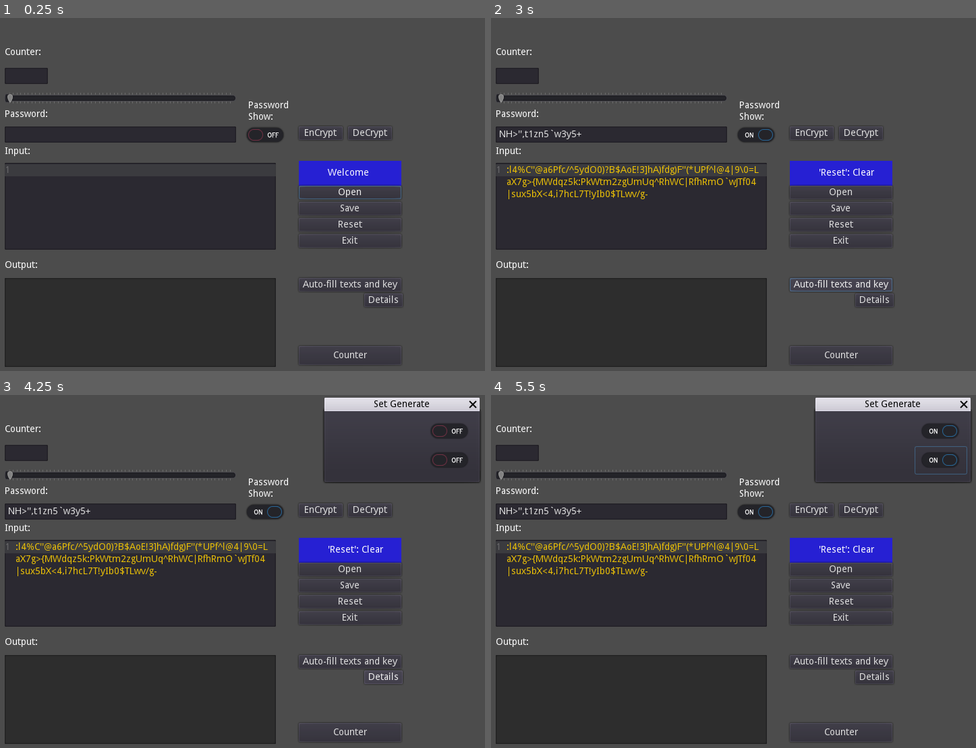
Above: before the commit, frames 1-4 (two rows, left to right).
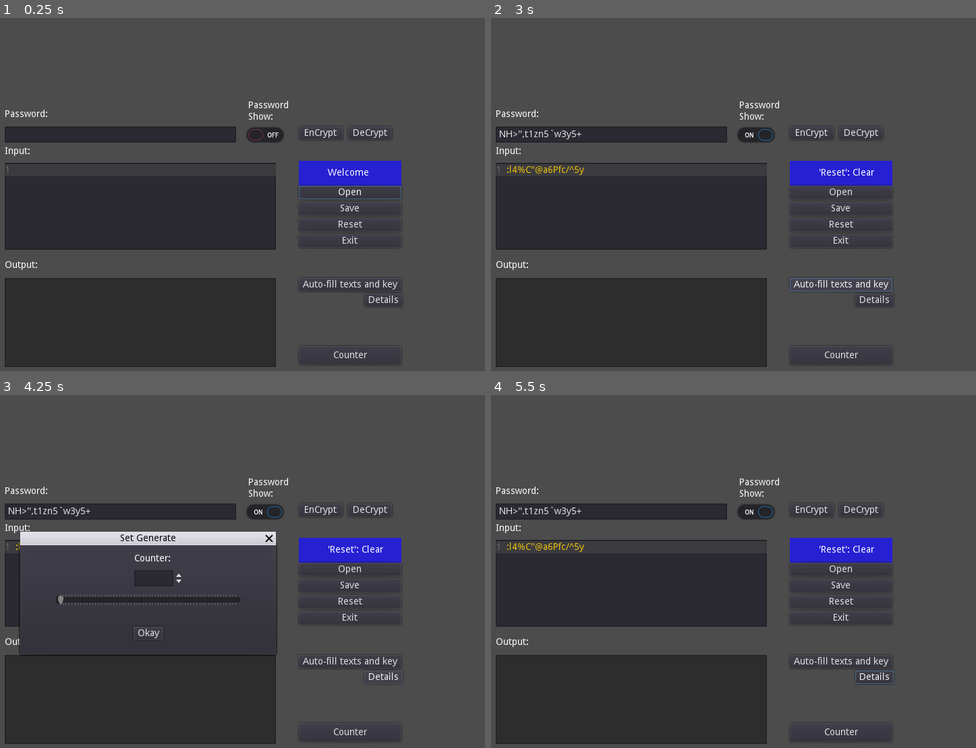
Above: after the commit, the same moments.

Repository: GizehFire/SimLuth
Game: Godot game, scene res://myDialoge.tscn
The game is run twice, just before and just after one commit, with the same random seed, the same clock (stepped at 60 frames per second) and the same inputs.
Inputs (mouse positions are in pixels of both pictures, inside the frame that each line leads up to):
- Up to frame 1 (0.25 s): no input
- Up to frame 2 (3 s): click (631, 205) at 0.52 s; type "Alex" at 0.6 s; click (612, 134) at 0.75 s; type "12" at 0.83 s; click "Reset" at 1.25 s; click (757, 134) at 2 s; click "Auto-fill texts and key" at 2.75 s
- Up to frame 3 (4.25 s): click "Details" at 3.5 s
- Up to frame 4 (5.5 s): click (942, 430) at 4.27 s; click (942, 462) at 5.02 s

The runs differ from the first frame. In frame 1, 1.3% of the frame differs, in the area x 0-49%, y 8-25%; in frame 2, 2.3%; in frame 3, 12%, in the area x 0-100%, y 0-74%; in frame 4, 6.1%.

Commit message:
Version 9 - Regler

Diff:
--- a/myDialoge.gd
+++ b/myDialoge.gd
@@ -2,6 +2,10 @@
 
 onready var OpenButton = $InfoBox/VBoxContainer/OpenButton
 onready var MSG_Text = $InfoBox/InfoMSG
+
+onready var SpinKasten: SpinBox = $DetailsDialog/HSlider/SpinBox
+onready var Regler: HSlider = $DetailsDialog/HSlider
+onready var DetailsMSG: WindowDialog = $DetailsDialog
 
 var aes = AESContext.new()
 var my_password:String
@@ -73,6 +77,8 @@
 	$CheckButton.pressed = false
 	# Textfeld (Ausgabefeld) leeren
 	$Output.text =""
+	# Regler auf Standart zurück setzen
+	Regler.value = Regler.min_value
 
 	pass # Replace with function body.
 
@@ -193,69 +199,33 @@
 func _on_AutoFillButton_pressed():
 
 	$KeyFieldLine.text = fuellung(16)
-	$InputText.text = fuellung(128)
+	$InputText.text = fuellung(Regler.value)
 
 	pass # Replace with function body.
 
 
 func _on_DetailsButton_pressed():
 
-	$DetailsDialog.popup()
+	DetailsMSG.popup()
 
 	pass # Replace with function body.
 
 
 func _on_HSlider_value_changed(value):
 
-	var werte:int
-
-	werte = $HSlider.value
-
-	$HSlider/TextEditHSliderCounter.text = str(werte)
-
-	pass # Replace with function body.
-
-
-func _on_TextEditHSliderCounter_text_changed():
-
-	var counter_last_char:int
-	var tastencode:int
-	var textswap:String
-	var textswap2:String
-
-	var myKeyPr = InputEventKey.new()
-
-	#counter_last_char = $HSlider/TextEditHSliderCounter.text.length()
-	#textswap = $HSlider/TextEditHSliderCounter.text
-
-	#if not $HSlider/TextEditHSliderCounter.text.is_valid_integer():
-
-		#textswap.erase(counter_last_char-1,1)
-		#$HSlider/TextEditHSliderCounter.text = textswap
-		#$HSlider/TextEditHSliderCounter.undo()
-
-	#if myKeyPr.scancode() == 0:
-
-	#print(Input.get_scancode())
-
-	# print("Log: " + str(counter_last_char) + " " + str(tastencode))
-
-	#for _tastencode in range(52):
-
-	#if Input.is_key_pressed(48) in range(52):
-	# print("Log: " + "Pressed Number 0")
-
-	if Input.is_key_pressed(48 - 57):
-		_input(42)
-
-	pass # Replace with function body.
-
-func _input(ev):
-
-	var tastencode:String
-
-	if ev is InputEventKey:
-		if ev.scancode >= 48 and ev.scancode <= 57:
-			#print("Taste 0 bis 9")
-			print(char(ev.scancode))
-	pass
+	SpinKasten.value = Regler.value
+
+	pass # Replace with function body.
+
+func _on_SpinBox_value_changed(value):
+
+	Regler.value = SpinKasten.value
+
+	pass # Replace with function body.
+
+
+func _on_Button_pressed():
+
+	DetailsMSG.hide()
+
+	pass # Replace with function body.
--- a/myDialoge.tscn
+++ b/myDialoge.tscn
@@ -183,23 +183,54 @@
 text = "Auto-fill texts and key"
 
 [node name="DetailsDialog" type="WindowDialog" parent="."]
-margin_left = 800.0
-margin_top = 24.0
-margin_right = 1030.0
-margin_bottom = 129.0
+margin_left = 111.0
+margin_top = 223.0
+margin_right = 490.0
+margin_bottom = 385.0
 window_title = "Set Generate"
 
-[node name="MCountKeyFieldCheckButton2" type="CheckButton" parent="DetailsDialog"]
-margin_left = 148.0
-margin_top = 10.0
-margin_right = 224.0
-margin_bottom = 50.0
-
-[node name="MCountTextCheckButton" type="CheckButton" parent="DetailsDialog"]
-margin_left = 148.0
-margin_top = 53.0
-margin_right = 224.0
-margin_bottom = 93.0
+[node name="HSlider" type="HSlider" parent="DetailsDialog"]
+anchor_left = 0.5
+anchor_top = 0.5
+anchor_right = 0.5
+anchor_bottom = 0.5
+margin_left = -138.0
+margin_top = -17.0
+margin_right = 138.0
+margin_bottom = 17.0
+min_value = 16.0
+max_value = 4096.0
+value = 16.0
+tick_count = 60
+ticks_on_borders = true
+
+[node name="LabelCounterSlider" type="Label" parent="DetailsDialog/HSlider"]
+margin_left = 116.5
+margin_top = -51.0
+margin_right = 174.5
+margin_bottom = -37.0
+text = "Counter: "
+
+[node name="SpinBox" type="SpinBox" parent="DetailsDialog/HSlider"]
+margin_left = 116.5
+margin_top = -27.0
+margin_right = 190.5
+margin_bottom = -3.0
+min_value = 16.0
+max_value = 4096.0
+value = 16.0
+exp_edit = true
+
+[node name="Button" type="Button" parent="DetailsDialog"]
+anchor_left = 0.5
+anchor_top = 0.5
+anchor_right = 0.5
+anchor_bottom = 0.5
+margin_left = -22.0
+margin_top = 40.0
+margin_right = 22.0
+margin_bottom = 60.0
+text = "Okay"
 
 [node name="DetailsButton" type="Button" parent="."]
 margin_left = 621.0
@@ -207,35 +238,6 @@
 margin_right = 678.0
 margin_bottom = 429.0
 text = "Details"
-
-[node name="HSlider" type="HSlider" parent="."]
-margin_left = 88.0
-margin_top = 108.0
-margin_right = 431.0
-margin_bottom = 131.0
-min_value = 16.0
-max_value = 4096.0
-value = 16.0
-tick_count = 60
-ticks_on_borders = true
-
-[node name="LabelCounterSlider" type="Label" parent="HSlider"]
-margin_top = -64.0
-margin_right = 58.0
-margin_bottom = -50.0
-text = "Counter: "
-
-[node name="TextEditHSliderCounter" type="TextEdit" parent="HSlider"]
-margin_top = -34.0
-margin_right = 64.0
-margin_bottom = -10.0
-context_menu_enabled = false
-shortcut_keys_enabled = false
-virtual_keyboard_enabled = false
-middle_mouse_paste_enabled = false
-selecting_enabled = false
-deselect_on_focus_loss_enabled = false
-drag_and_drop_selection_enabled = false
 
 [connection signal="pressed" from="InfoBox/VBoxContainer/OpenButton" to="." method="_on_OpenButton_pressed"]
 [connection signal="pressed" from="InfoBox/VBoxContainer/SaveButton" to="." method="_on_SaveButton_pressed"]
@@ -247,6 +249,7 @@
 [connection signal="pressed" from="CheckButton" to="." method="_on_CheckButton_pressed"]
 [connection signal="pressed" from="CounterButton" to="." method="_on_CounterButton_pressed"]
 [connection signal="pressed" from="AutoFillButton" to="." method="_on_AutoFillButton_pressed"]
+[connection signal="value_changed" from="DetailsDialog/HSlider" to="." method="_on_HSlider_value_changed"]
+[connection signal="value_changed" from="DetailsDialog/HSlider/SpinBox" to="." method="_on_SpinBox_value_changed"]
+[connection signal="pressed" from="DetailsDialog/Button" to="." method="_on_Button_pressed"]
 [connection signal="pressed" from="DetailsButton" to="." method="_on_DetailsButton_pressed"]
-[connection signal="value_changed" from="HSlider" to="." method="_on_HSlider_value_changed"]
-[connection signal="text_changed" from="HSlider/TextEditHSliderCounter" to="." method="_on_TextEditHSliderCounter_text_changed"]
